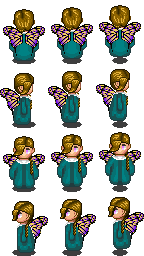
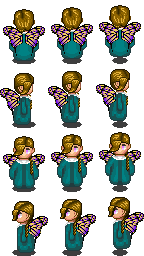
Two versions of the same layered image (144x256). Layer-by-layer changes:
painted on "wings-front" over [28,93,116,236]
